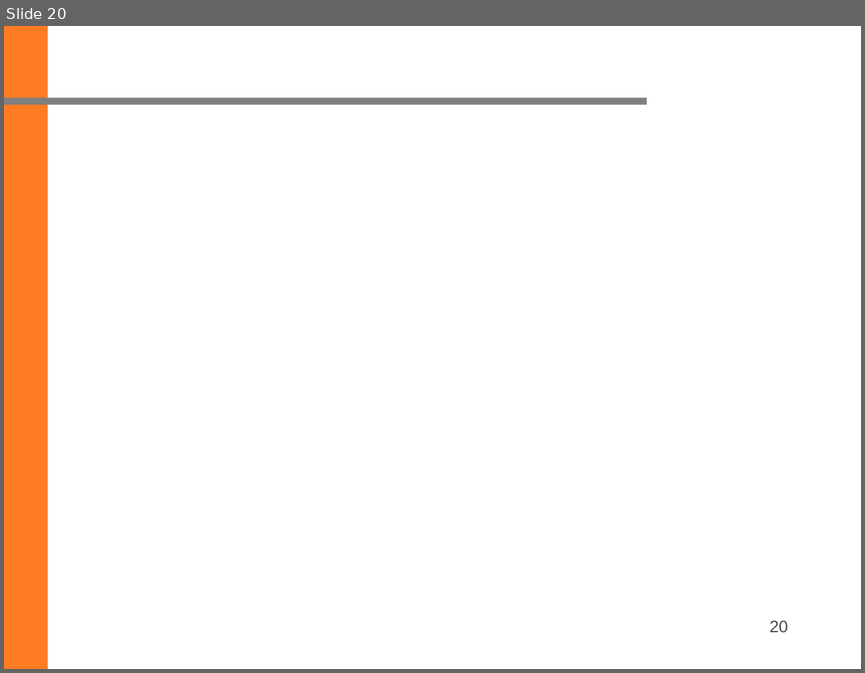
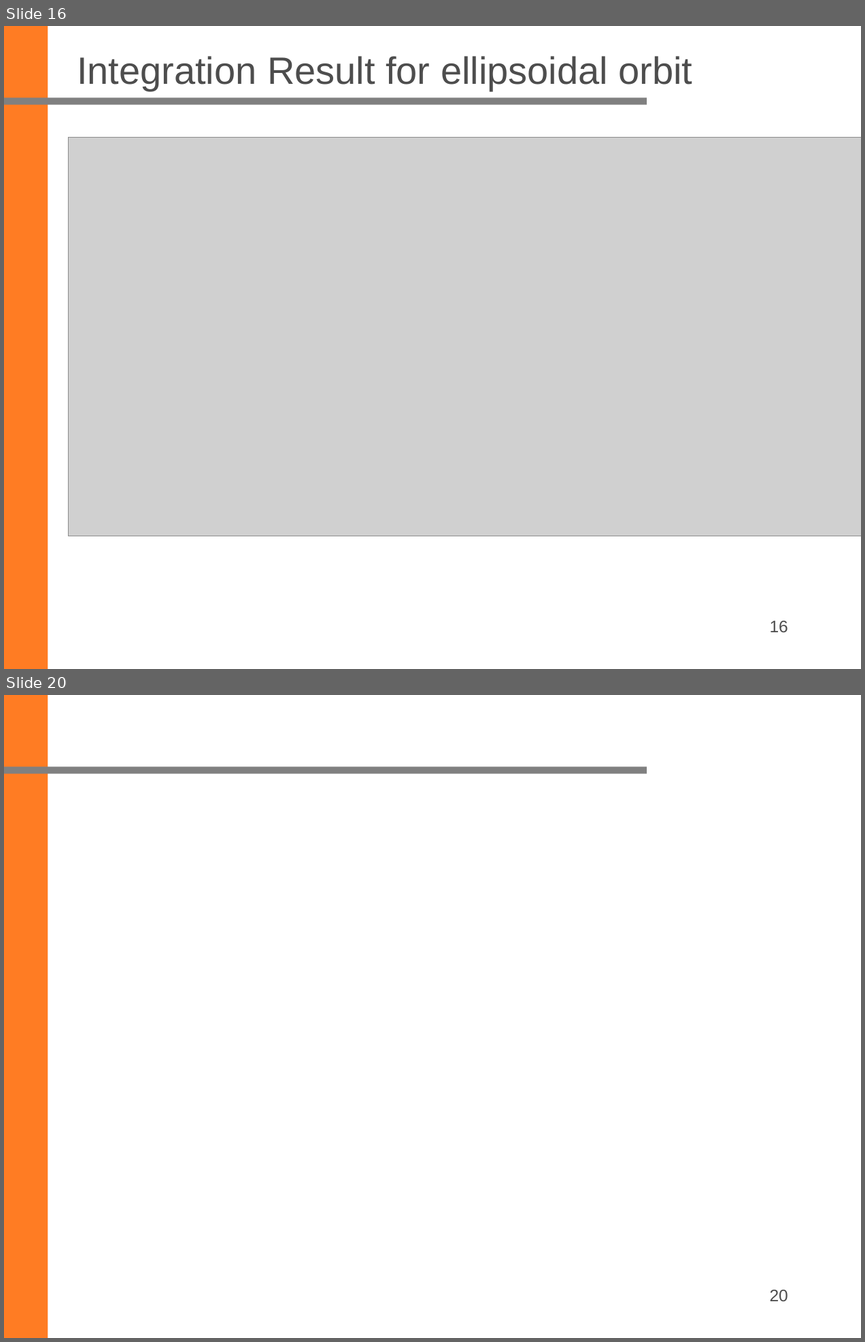
Before and after one commit to ziqing97/Seminar-Aktuelle-Geodaetische-Satelliten-missionen, a slide deck: Project_Space_Debris/Ordner_Yu/Folien/final/20230203_Final.pptx. Shown one above the other, each under a label of ours: slide 20 before the commit, slides 16 and 20 after it; the slides between them are not shown. The pictures are 865x673 and 865x1342 pixels, drawn with LibreOffice and Linux fonts; fonts in the diff are those of the drawing; grey boxes stand for pictures; background and template pictures are left out. Boxes give left, top, right and bottom in pixels: in the first picture for what was removed or moved away, otherwise in the second. Text is boxed around its words. In the diff, an @@ line names an element or a change of style, - is before the commit and + after.

Commit message:
update ppt and images

```diff
--- a/Project_Space_Debris/Ordner_Yu/Folien/final/20230203_Final.pptx
+++ b/Project_Space_Debris/Ordner_Yu/Folien/final/20230203_Final.pptx
@@ slide 16 added at (x1=4, y1=26, x2=861, y2=669), background #FFFFFF; not listed: 2 template elements that a slide beside it also shows @@
@@ title added at (x1=77, y1=56, x2=692, y2=91), 32 pt, text #4D4D4D @@
+Integration Result for ellipsoidal orbit
@@ picture added at (x1=68, y1=138, x2=861, y2=536) @@
@@ page number added at (x1=770, y1=620, x2=788, y2=632), 14 pt, text #4D4D4D @@
+16
```
Also in this commit, not shown: 17 other slides added, 18 slides removed, 11 other files.
